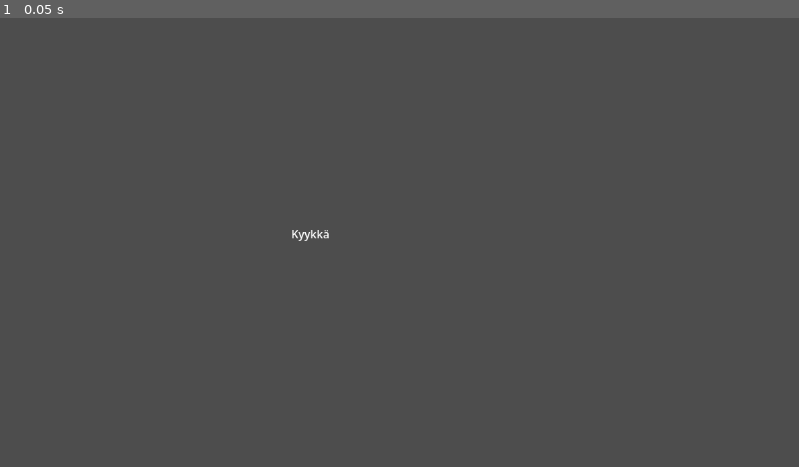
Above: before the commit, frame 1.
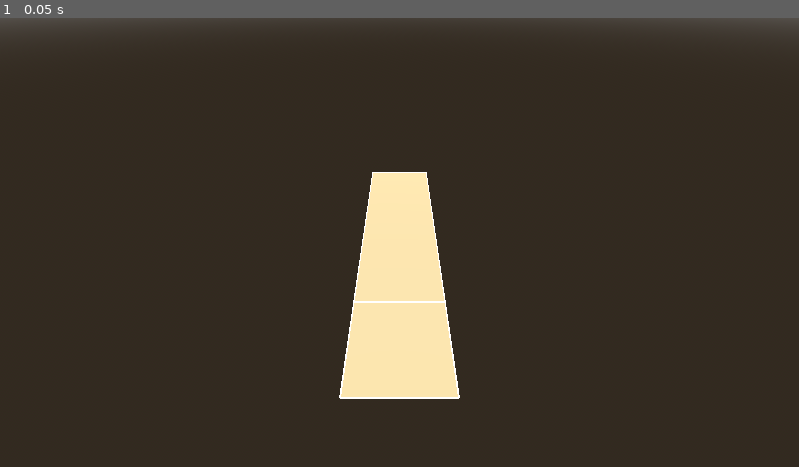
Above: after the commit, the same moment.

Repository: ration/kyykka
Game: Godot game, scene res://scenes/court.tscn
The game is run twice, just before and just after one commit, with the same random seed, the same clock (stepped at 60 frames per second) and the same inputs. Before the commit the project starts from res://scenes/main.tscn.
Inputs:
- Up to frame 1 (0.05 s): no input

The runs differ from the first frame. In frame 1, 98% of the frame differs, in the area x 0-100%, y 0-100%.

Commit message:
Replace placeholder scene with a 3D kyykkä court
Add scripts/court.gd, which procedurally builds the ground plane and
the boundary/pesä lines (5x20 m court, 5x5 m pesä squares at each end,
per README.md) so the layout stays parametric instead of hand-placed
geometry. scenes/court.tscn wires it up with a camera, sun light, and
sky environment, and replaces main.tscn as the project's main scene.

Co-Authored-By: Claude Sonnet 5 <noreply@anthropic.com>

Diff:
--- a/project.godot
+++ b/project.godot
@@ -11,7 +11,7 @@
 [application]
 
 config/name="Kyykkä"
-run/main_scene="res://scenes/main.tscn"
+run/main_scene="res://scenes/court.tscn"
 config/features=PackedStringArray("4.7", "Forward Plus")
 
 [rendering]
--- /dev/null
+++ b/scenes/court.tscn
@@ -0,0 +1,26 @@
+[gd_scene format=3]
+
+[ext_resource type="Script" path="res://scripts/court.gd" id="1_lpavh"]
+
+[sub_resource type="ProceduralSkyMaterial" id="ProceduralSkyMaterial_g3shg"]
+
+[sub_resource type="Sky" id="Sky_i1kge"]
+sky_material = SubResource("ProceduralSkyMaterial_g3shg")
+
+[sub_resource type="Environment" id="Environment_ogvvj"]
+background_mode = 2
+sky = SubResource("Sky_i1kge")
+
+[node name="Court" type="Node3D" unique_id=1174047038]
+script = ExtResource("1_lpavh")
+
+[node name="Camera3D" type="Camera3D" parent="." unique_id=975666513]
+transform = Transform3D(1, 0, 0, 0, 0.7556891, 0.65493053, 0, -0.65493053, 0.7556891, 0, 13, 15)
+current = true
+
+[node name="Sun" type="DirectionalLight3D" parent="." unique_id=580030397]
+transform = Transform3D(0.8660254, 0.38302222, -0.32139382, 0, 0.64278764, 0.76604444, 0.5, -0.66341394, 0.5566704, 0, 10, 0)
+shadow_enabled = true
+
+[node name="WorldEnvironment" type="WorldEnvironment" parent="." unique_id=511436300]
+environment = SubResource("Environment_ogvvj")
--- a/scenes/main.tscn
+++ /dev/null
@@ -1,13 +0,0 @@
-[gd_scene format=3]
-
-[ext_resource type="Script" path="res://scripts/main.gd" id="1_o5qli"]
-
-[node name="Main" type="Node2D" unique_id=1710049007]
-script = ExtResource("1_o5qli")
-
-[node name="TitleLabel" type="Label" parent="." unique_id=1276959945]
-offset_left = 420.0
-offset_top = 300.0
-offset_right = 420.0
-offset_bottom = 300.0
-text = "Kyykkä"
--- /dev/null
+++ b/scripts/court.gd
@@ -0,0 +1,79 @@
+extends Node3D
+## Procedurally builds the kyykkä court: a ground plane plus the boundary
+## and pesä (playing square) lines described in README.md. Built at
+## runtime rather than hand-placed so the dimensions stay in one place
+## and can be tuned via the exported fields below.
+
+@export var court_width: float = 5.0    ## metres, along X
+@export var court_length: float = 20.0  ## metres, along Z
+@export var pesa_size: float = 5.0      ## each pesä square is pesa_size x court_width
+@export var line_width: float = 0.08    ## metres
+@export var line_color: Color = Color.WHITE
+@export var ground_color: Color = Color(0.76, 0.66, 0.47)  ## sand/gravel
+
+
+func _ready() -> void:
+	add_child(_build_ground())
+	add_child(_build_lines())
+
+
+func _build_ground() -> MeshInstance3D:
+	var plane := PlaneMesh.new()
+	plane.size = Vector2(court_width, court_length)
+
+	var mat := StandardMaterial3D.new()
+	mat.albedo_color = ground_color
+
+	var ground := MeshInstance3D.new()
+	ground.name = "Ground"
+	ground.mesh = plane
+	ground.material_override = mat
+	return ground
+
+
+## Boundary rectangle plus the two pesä front lines (the inner edge of each
+## playing square, at pesa_size in from each end).
+func _build_lines() -> MeshInstance3D:
+	var st := SurfaceTool.new()
+	st.begin(Mesh.PRIMITIVE_TRIANGLES)
+
+	var hw := court_width / 2.0
+	var hl := court_length / 2.0
+
+	_add_segment(st, Vector3(-hw, 0, -hl), Vector3(-hw, 0, hl))  # left side
+	_add_segment(st, Vector3(hw, 0, -hl), Vector3(hw, 0, hl))    # right side
+	_add_segment(st, Vector3(-hw, 0, -hl), Vector3(hw, 0, -hl))  # near end
+	_add_segment(st, Vector3(-hw, 0, hl), Vector3(hw, 0, hl))    # far end
+
+	var near_pesa_z := -hl + pesa_size
+	var far_pesa_z := hl - pesa_size
+	_add_segment(st, Vector3(-hw, 0, near_pesa_z), Vector3(hw, 0, near_pesa_z))
+	_add_segment(st, Vector3(-hw, 0, far_pesa_z), Vector3(hw, 0, far_pesa_z))
+
+	var mat := StandardMaterial3D.new()
+	mat.albedo_color = line_color
+	mat.shading_mode = BaseMaterial3D.SHADING_MODE_UNSHADED
+
+	var lines := MeshInstance3D.new()
+	lines.name = "CourtLines"
+	lines.mesh = st.commit()
+	lines.material_override = mat
+	lines.position.y = 0.01  # avoid z-fighting with the ground
+	return lines
+
+
+func _add_segment(st: SurfaceTool, from: Vector3, to: Vector3) -> void:
+	var dir := (to - from).normalized()
+	var perp := Vector3(-dir.z, 0, dir.x) * (line_width / 2.0)
+	var a := from + perp
+	var b := from - perp
+	var c := to - perp
+	var d := to + perp
+
+	st.set_normal(Vector3.UP)
+	st.add_vertex(a)
+	st.add_vertex(b)
+	st.add_vertex(c)
+	st.add_vertex(a)
+	st.add_vertex(c)
+	st.add_vertex(d)
--- a/scripts/main.gd
+++ /dev/null
@@ -1,6 +0,0 @@
-extends Node2D
-## Placeholder root scene. Will grow into the kyykkä court once gameplay
-## (pesä squares, kyykkä pieces, karttu throws) is implemented.
-
-func _ready() -> void:
-	print("Kyykkä scaffold running.")
Not shown, changed: CLAUDE.md
